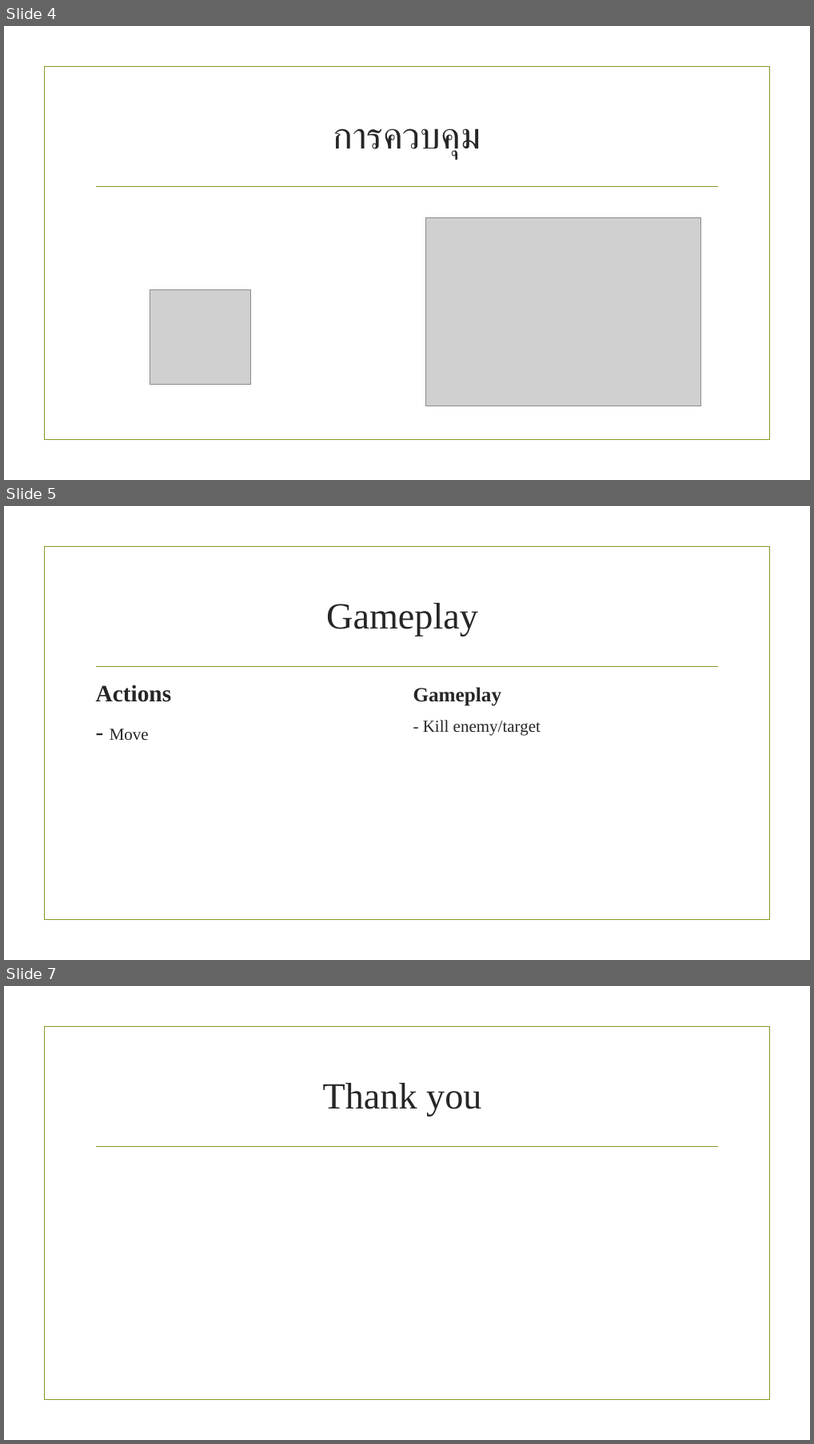
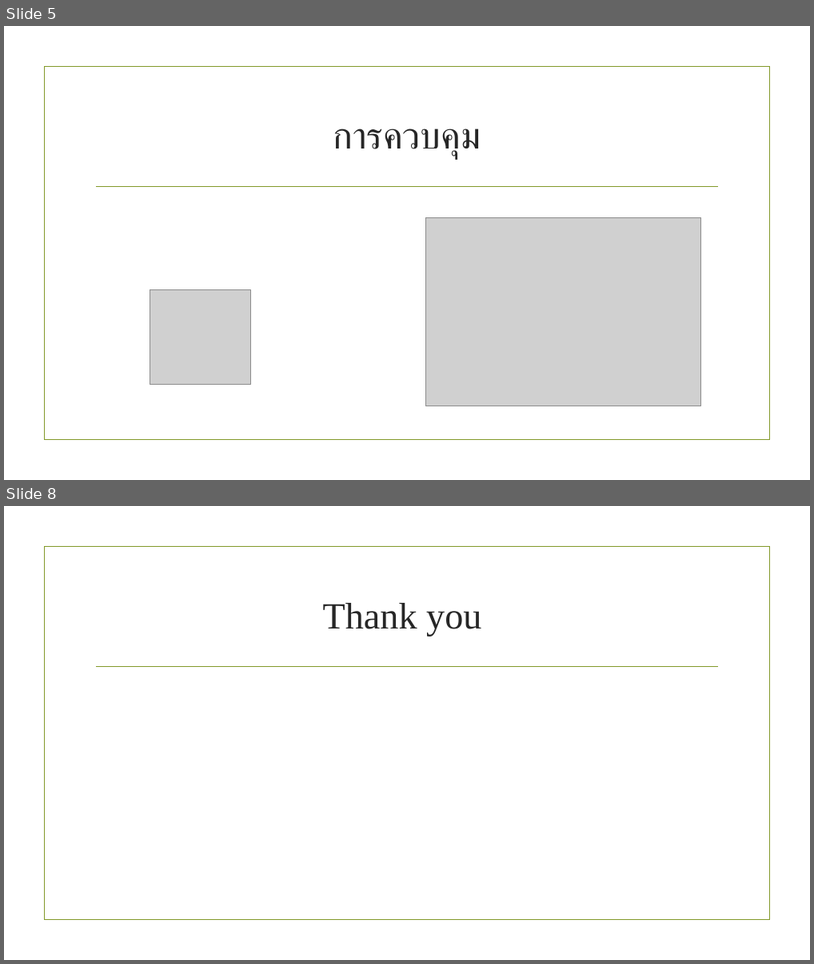
Before and after one commit to jrockl2z/G-2560-21-, a slide deck: Enterprise ship.pptx. Shown one above the other, each under a label of ours: slides 4, 5 and 7 before the commit, slides 5 and 8 after it; the slides between them are not shown. The pictures are 814x1444 and 814x964 pixels, drawn with LibreOffice and Linux fonts; fonts in the diff are those of the drawing; grey boxes stand for pictures; background and template pictures are left out. Boxes give left, top, right and bottom in pixels: in the first picture for what was removed or moved away, otherwise in the second. Text is boxed around its words. In the diff, an @@ line names an element or a change of style, - is before the commit and + after.

```diff
--- a/Enterprise ship.pptx
+++ b/Enterprise ship.pptx
@@ slide 5 removed at (4, 506, 810, 960), background picture (left out); not listed: 2 template elements that a slide beside it also shows @@
@@ title removed at (326, 603, 478, 636) @@
-Gameplay
@@ text removed at (96, 684, 172, 740) @@
-Actions
-- Move
@@ text removed at (414, 687, 541, 735) @@
-Gameplay
-- Kill enemy/target
@@ what was slide 4 is now slide 5 @@
@@ what was slide 7 is now slide 8 @@
```
Also in this commit, not shown: 2 slides changed, 2 slides added.
